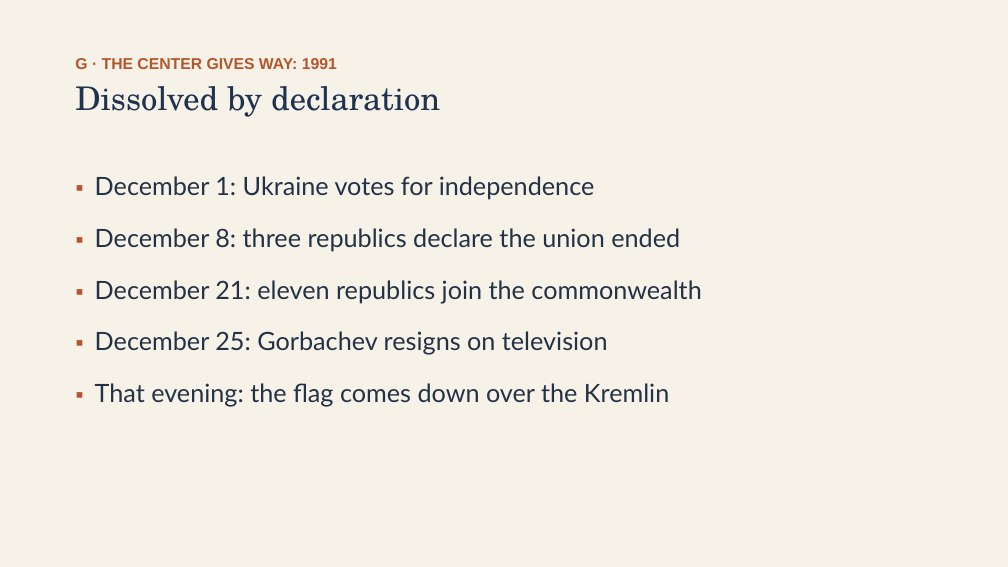
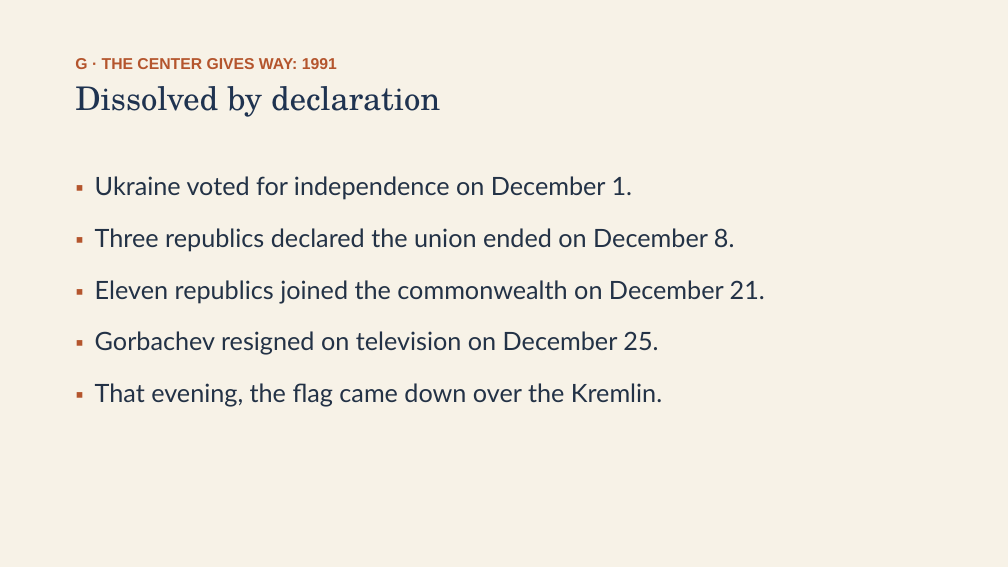
Before and after one commit to ab17gthb/humanities-curriculum-group, a slide deck: slide 21 of cold-war/lesson-08/lesson-08-slides.pptx. Drawn at 1008x567 pixels with LibreOffice and Linux fonts; fonts in the diff are those of the drawing. Boxes give left, top, right and bottom in pixels: in the first picture for what was removed or moved away, otherwise in the second. Text is boxed around its words. In the diff, an @@ line names an element or a change of style, - is before the commit and + after.

```diff
--- a/cold-war/lesson-08/lesson-08-slides.pptx
+++ b/cold-war/lesson-08/lesson-08-slides.pptx
@@ text at <box>95,176,765,406</box>: text changed @@
-▪ December 1: Ukraine votes for independence
-▪ December 8: three republics declare the union ended
-▪ December 21: eleven republics join the commonwealth
-▪ December 25: Gorbachev resigns on television
-▪ That evening: the flag comes down over the Kremlin
+▪ Ukraine voted for independence on December 1.
+▪ Three republics declared the union ended on December 8.
+▪ Eleven republics joined the commonwealth on December 21.
+▪ Gorbachev resigned on television on December 25.
+▪ That evening, the flag came down over the Kremlin.
```
Also in this commit, not shown: 8 other slides changed, 6 other files.
